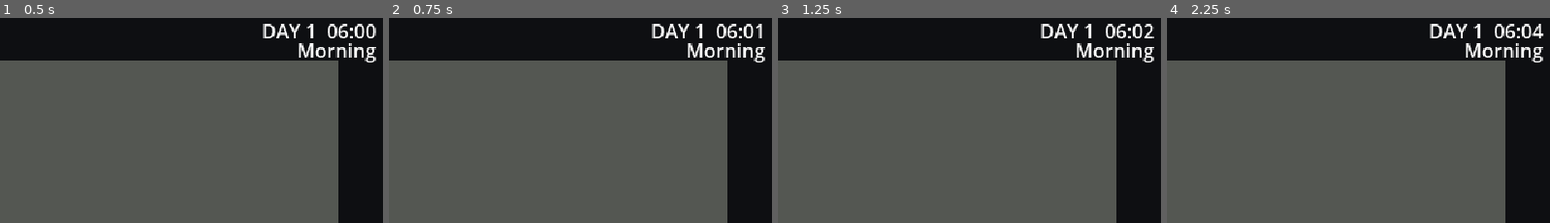
Above: before the commit, frames 1-4 (left to right).
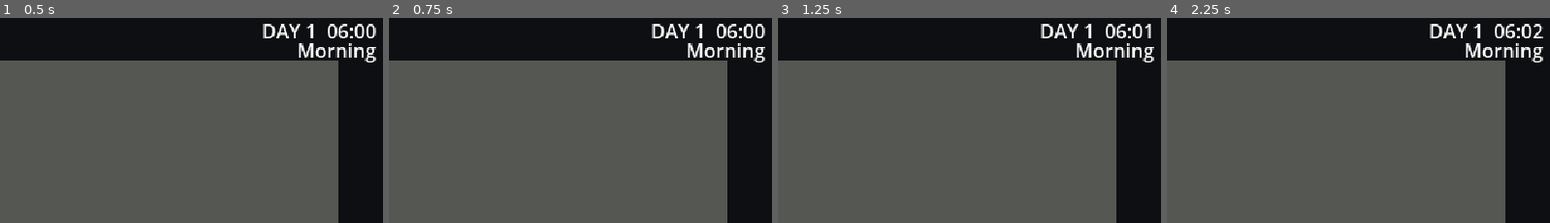
Above: after the commit, the same moments.

Repository: jaegeunjeong/RooftopHaven
Game: Godot game, scene res://src/main/main.tscn
Same seed, same stepped clock (60 frames per second), same inputs: the game is played once before the commit and once after it.
Inputs:
- Up to frame 1 (0.5 s): no input
- Up to frame 2 (0.75 s): tap Enter at 0.5 s
- Up to frame 3 (1.25 s): no input
- Up to frame 4 (2.25 s): tap Space at 1.25 s; tap Enter at 2 s
The pictures show only the part of the screen within x 50-100%, y 0-50%; the shares and areas given below are measured in that part.

Frame 1 is identical in both runs. In frame 2, 0.1% of the frame differs, in the area x 95-99%, y 2-10%; in frame 3, 0.1%; in frame 4, 0.2%.

Commit message:
Slow game clock to 1 real minute per in-game hour
One in-game day now takes 24 real minutes (was 12), leaving room for
crafting and expeditions within a day.

Co-Authored-By: Claude Opus 5.5 <noreply@anthropic.com>
Claude-Session: https://claude.ai/code/session_01QADnFHh2QfPoQNWTb4LMJ2

Diff:
--- a/src/autoload/game_clock.gd
+++ b/src/autoload/game_clock.gd
@@ -8,8 +8,9 @@
 signal day_started(day: int)
 signal phase_changed(phase: StringName)
 
-## Real seconds per in-game minute. 0.5 means one in-game day = 12 real minutes.
-@export var seconds_per_game_minute: float = 0.5
+## Real seconds per in-game minute. 1.0 means 1 real minute = 1 in-game hour,
+## so one in-game day = 24 real minutes.
+@export var seconds_per_game_minute: float = 1.0
 ## Speed multiplier (1.0 = normal). Pending design decision.
 var time_scale: float = 1.0
 
